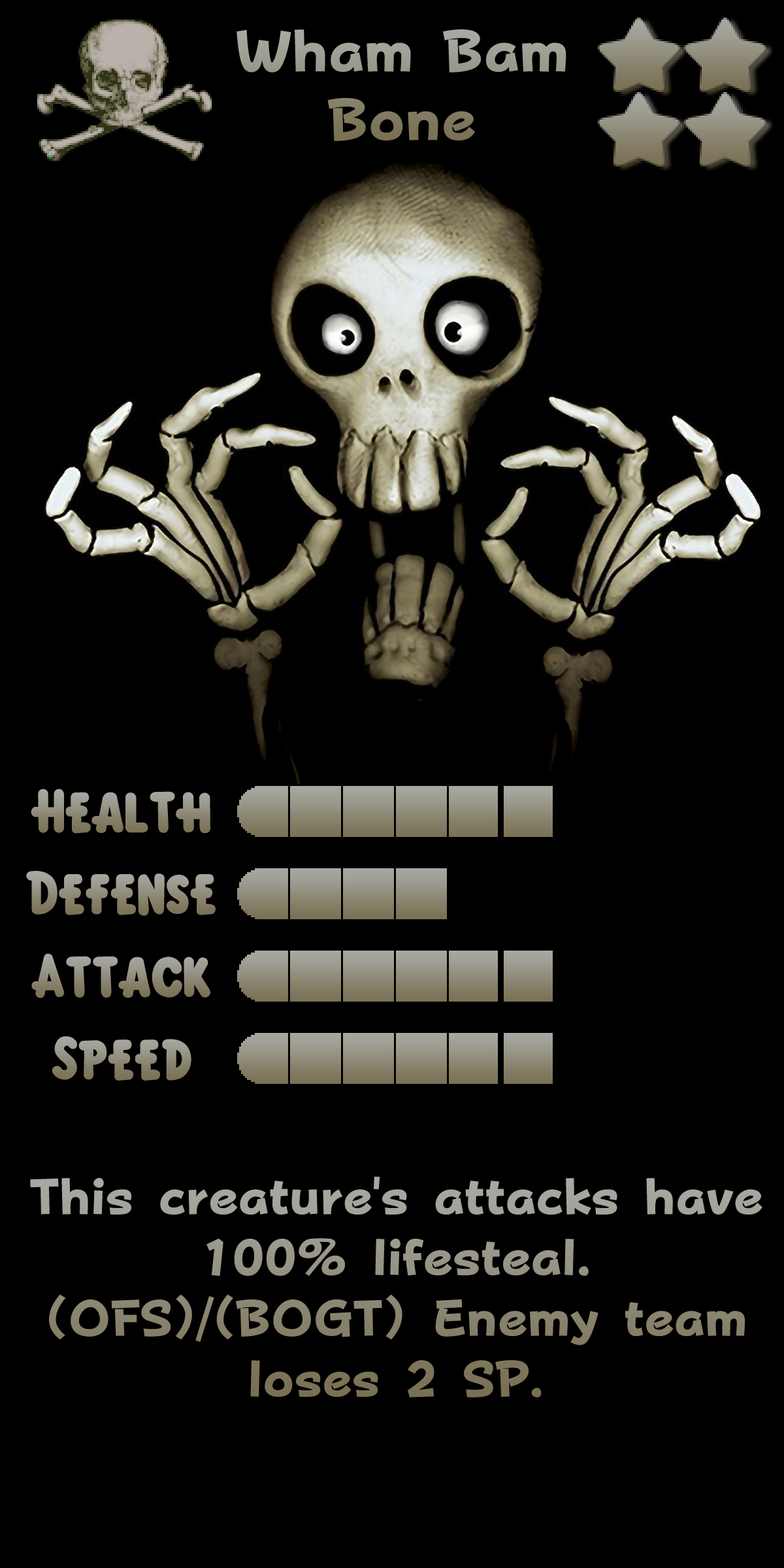
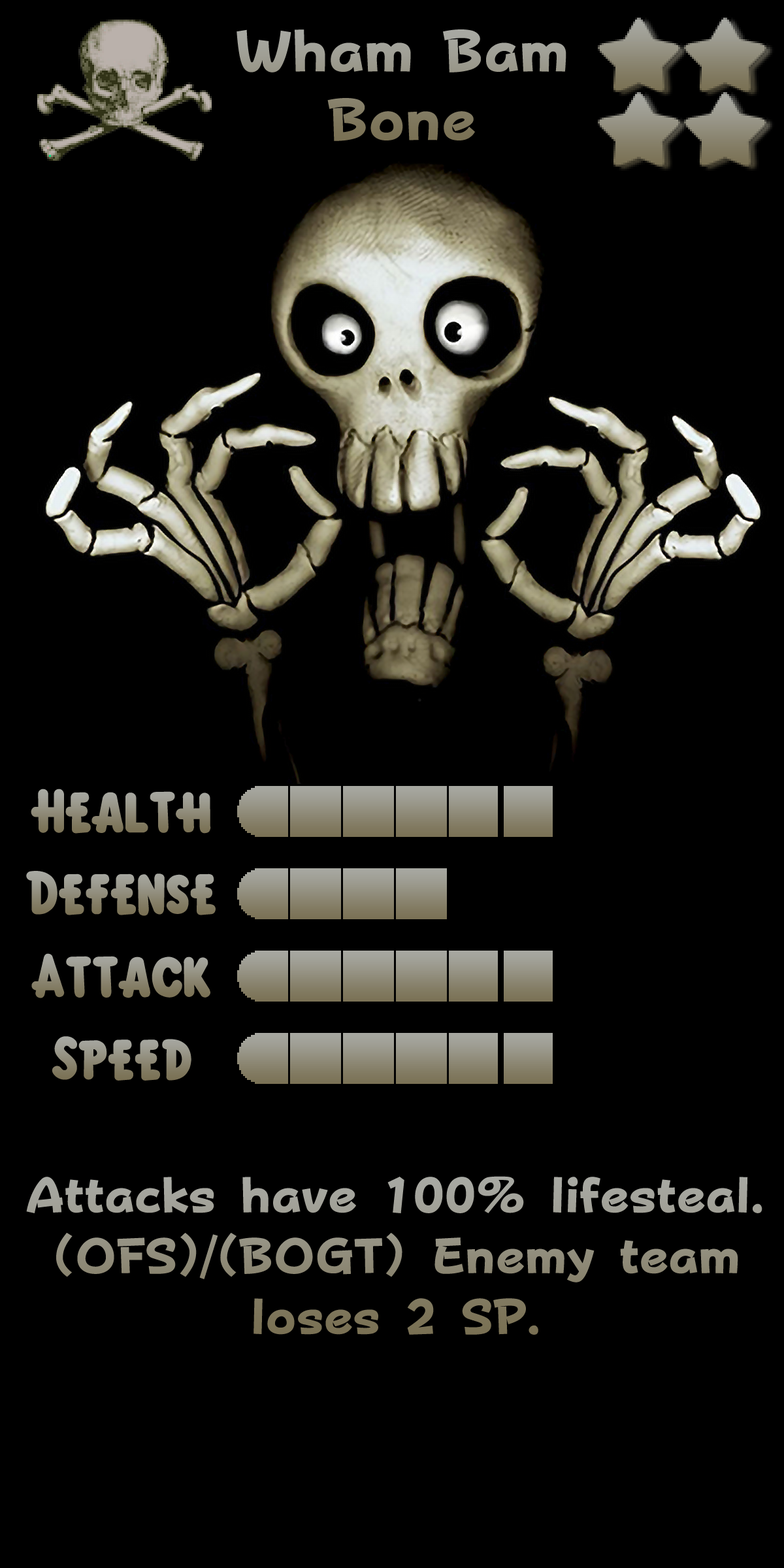
Layered file, before and after one edit (784x1568). Changes by layer:
painted on "Ability" over [left=26, top=1176, right=763, bottom=1398]